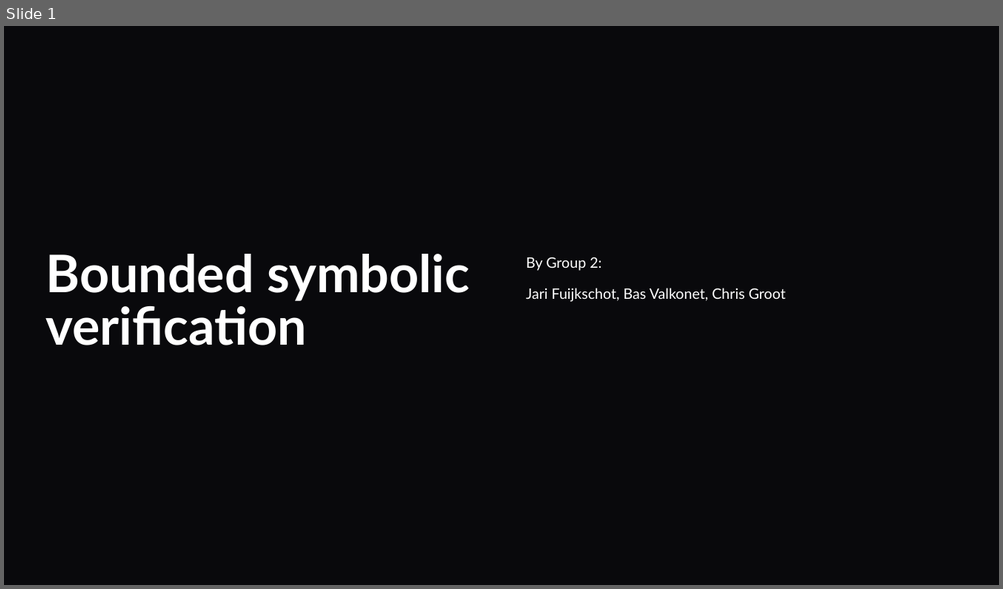
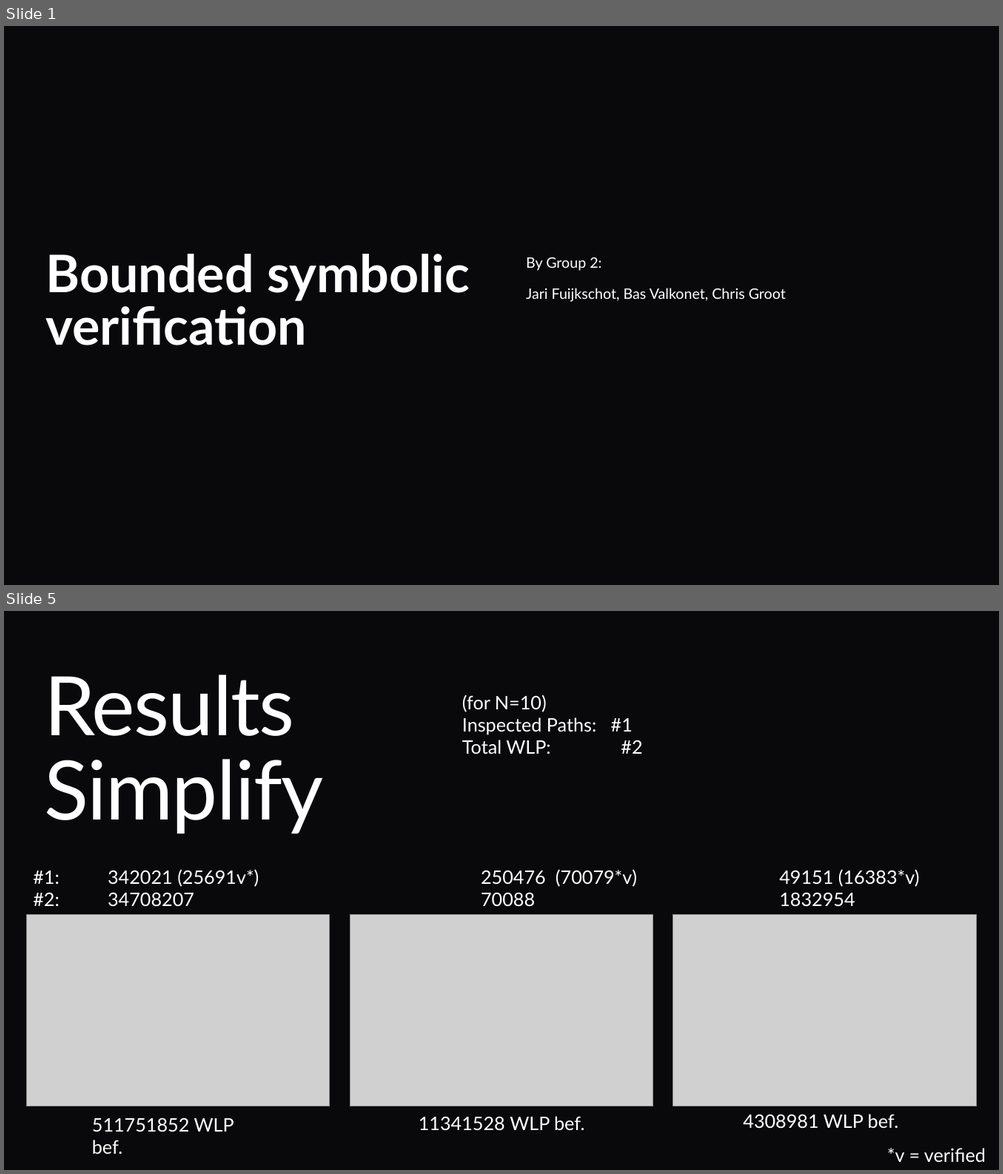
Before and after one commit to JariKanarie/gclparser-master_PSAV, a slide deck: docs/End_Presentation.pptx. Shown one above the other, each under a label of ours: slide 1 before the commit, slides 1 and 5 after it; the slides between them are not shown. The pictures are 1003x589 and 1003x1174 pixels, drawn with LibreOffice and Linux fonts; fonts in the diff are those of the drawing; grey boxes stand for pictures; background and template pictures are left out. Boxes give left, top, right and bottom in pixels: in the first picture for what was removed or moved away, otherwise in the second. Text is boxed around its words. In the diff, an @@ line names an element or a change of style, - is before the commit and + after.

Commit message:
Update appendix benchmarks and performance plots
Refresh benchmark results, graphs, and presentation assets; add the no-heuristics baseline plot and update the benchmark script for the revised CSV schema and error handling.

```diff
--- a/docs/End_Presentation.pptx
+++ b/docs/End_Presentation.pptx
@@ slide 5 added at box(4, 611, 999, 1170), background #09090C @@
@@ title added at box(44, 675, 324, 834), 79.2 pt, text #FFFFFF @@
+Results Simplify
@@ text added at box(462, 695, 642, 755), 18 pt, text #FFFFFF @@
+(for N=10)
+Inspected Paths: #1
+Total WLP: #2
@@ text added at box(33, 869, 919, 907), 18 pt, text #FFFFFF @@
+#1: 342021 (25691v*) 250476 (70079*v) 49151 (16383*v)
+#2: 34708207 70088 1832954
@@ picture added at box(26, 914, 330, 1106) @@
@@ picture added at box(350, 914, 653, 1106) @@
@@ picture added at box(673, 914, 977, 1106) @@
@@ text added at box(92, 1118, 234, 1154), 18 pt, text #FFFFFF @@
+511751852 WLP bef.
@@ text added at box(418, 1116, 584, 1131), 18 pt, text #FFFFFF @@
+11341528 WLP bef.
@@ text added at box(743, 1114, 898, 1129), 18 pt, text #FFFFFF @@
+4308981 WLP bef.
@@ text added at box(887, 1148, 985, 1162), 18 pt, text #FFFFFF @@
+*v = verified
```
Also in this commit, not shown: 2 slides changed, 3 other slides added, 4 slides removed, 18 other files.
